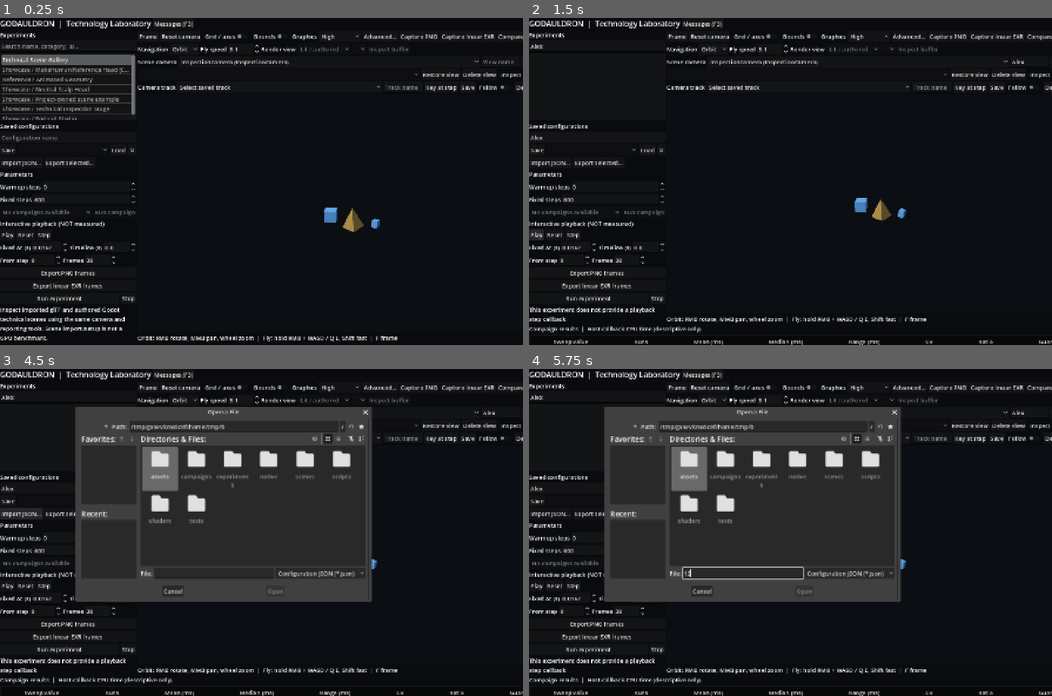
Above: before the commit, frames 1-4 (two rows, left to right).
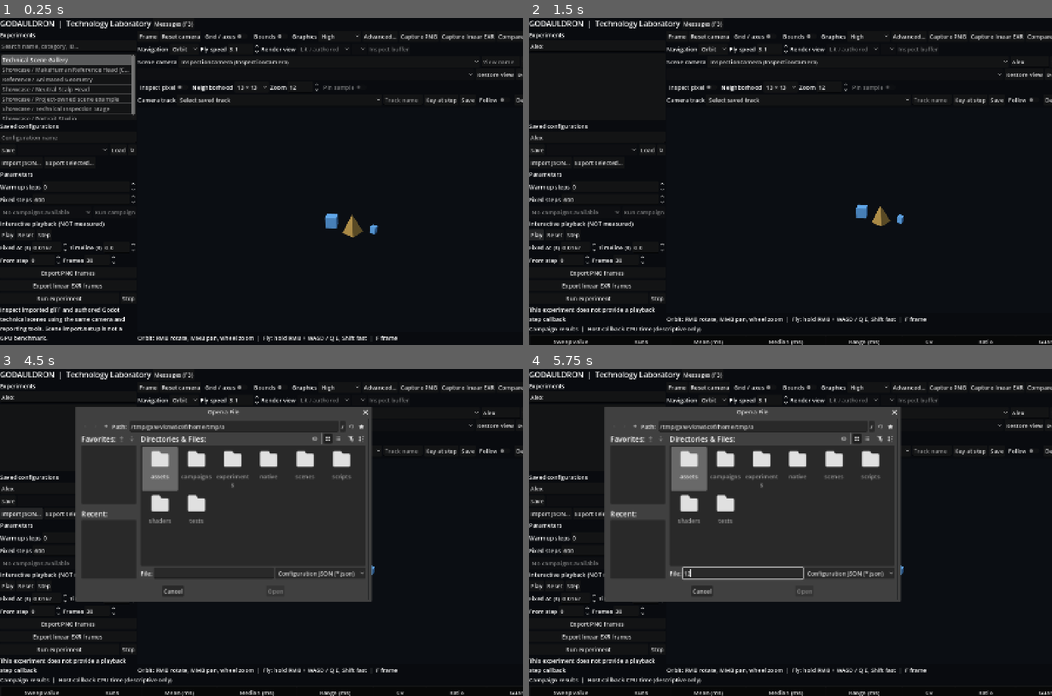
Above: after the commit, the same moments.

Repository: thomthehound/Godauldron
Game: Godot game, scene res://scenes/main.tscn
Two runs of this game, one before a commit and one after it. Both use one fixed random seed, a clock stepped at 60 frames per second and the inputs below.
Inputs (mouse positions are in pixels of both pictures, inside the frame that each line leads up to):
- Up to frame 1 (0.25 s): no input
- Up to frame 2 (1.5 s): click (596, 47) at 0.52 s; type "Alex" at 0.6 s; click (596, 135) at 0.75 s; type "Alex" at 0.83 s; click (1031, 60) at 0.98 s; type "Alex" at 1.07 s; click "Play" at 1.25 s
- Up to frame 3 (4.5 s): click "Play" at 2 s; click "Messages (F3)" at 2.75 s; click "↻" at 3.5 s; click "Import JSON…" at 4.25 s
- Up to frame 4 (5.75 s): click (743, 571) at 5.02 s; type "12" at 5.1 s

The runs differ from the first frame. In frame 1, 1.4% of the frame differs, in the area x 26-100%, y 16-68%; in frame 2, 1.3%; in frame 3, 0.6%; in frame 4, 0.6%.

Commit message:
Make Godauldron pixel inspection quantitative and source-track Cauldron parity (#45)
* Decode only pixel neighborhoods and report unbiased encoded color statistics

* Add bounded magnifier zoom, pinning and informative rendered-pixel neighborhood measurements

* Verify selectable pixel neighborhoods and pinned zoom without extra GPU readbacks

* Verify encoded neighborhood statistics exclude clamped-border duplicates

* Document bounded, sample-pinned pixel magnifier with encoded-channel statistics

* Track Cauldron features by proven workflow, delegation and missing native gates

* Link source-grounded Cauldron feature coverage to laboratory roadmap

* Link source-grounded Cauldron feature coverage to laboratory roadmap

* Avoid duplicated test-script picker binding in graphical inspector acceptance

Diff:
--- a/scripts/laboratory.gd
+++ b/scripts/laboratory.gd
@@ -105,6 +105,9 @@
 var _pixel_panel: HBoxContainer
 var _pixel_texture: TextureRect
 var _pixel_info: Label
+var _pixel_tile_picker: OptionButton
+var _pixel_zoom_spin: SpinBox
+var _pixel_pin: CheckButton
 var _last_pixel_sample: Dictionary = {}
 var _list: ItemList
 var _catalog_search: LineEdit
@@ -520,10 +523,40 @@
 	delete_view.text = "Delete view"
 	delete_view.pressed.connect(_delete_inspection_view)
 	bookmark_row.add_child(delete_view)
+	var pixel_tools := HBoxContainer.new()
+	viewer.add_child(pixel_tools)
 	_pixel_toggle = CheckButton.new()
 	_pixel_toggle.text = "Inspect pixel"
-	_pixel_toggle.tooltip_text = "One-shot viewport readback on next left-click, outside measured runs"
-	bookmark_row.add_child(_pixel_toggle)
+	_pixel_toggle.tooltip_text = "Click once to inspect an actual rendered pixel; GPU readback is forbidden during measured runs"
+	pixel_tools.add_child(_pixel_toggle)
+	var region_label := Label.new()
+	region_label.text = "Neighborhood"
+	pixel_tools.add_child(region_label)
+	_pixel_tile_picker = OptionButton.new()
+	for side in PixelInspector.TILE_CHOICES:
+		_pixel_tile_picker.add_item("%d × %d" % [side, side])
+		_pixel_tile_picker.set_item_metadata(_pixel_tile_picker.item_count - 1, side)
+	_pixel_tile_picker.select(1)
+	_pixel_tile_picker.tooltip_text = "Region captured on the next click; metrics exclude duplicated border texels"
+	pixel_tools.add_child(_pixel_tile_picker)
+	var zoom_label := Label.new()
+	zoom_label.text = "Zoom"
+	pixel_tools.add_child(zoom_label)
+	_pixel_zoom_spin = SpinBox.new()
+	_pixel_zoom_spin.min_value = 4
+	_pixel_zoom_spin.max_value = 12
+	_pixel_zoom_spin.step = 2
+	_pixel_zoom_spin.value = 12
+	_pixel_zoom_spin.custom_minimum_size = Vector2(72, 0)
+	_pixel_zoom_spin.tooltip_text = "Resize the existing magnifier without another GPU readback"
+	_pixel_zoom_spin.value_changed.connect(_resize_pixel_tile)
+	pixel_tools.add_child(_pixel_zoom_spin)
+	_pixel_pin = CheckButton.new()
+	_pixel_pin.text = "Pin sample"
+	_pixel_pin.disabled = true
+	_pixel_pin.tooltip_text = "Freeze this captured pixel and its provenance; unpin before clicking another"
+	_pixel_pin.toggled.connect(_pin_pixel_sample)
+	pixel_tools.add_child(_pixel_pin)
 	var track_row := HBoxContainer.new()
 	viewer.add_child(track_row)
 	var track_label := Label.new()
@@ -1902,7 +1935,10 @@
 		_viewport.debug_draw = Viewport.DEBUG_DRAW_DISABLED
 	_diagnostic_picker.select(0)
 	_pixel_panel.visible = false
+	_pixel_texture.texture = null
 	_last_pixel_sample.clear()
+	_pixel_pin.set_pressed_no_signal(false)
+	_pixel_pin.disabled = true
 	_pixel_toggle.button_pressed = false
 	_track_enabled.set_pressed_no_signal(false)
 	_active_track.clear()
@@ -2388,6 +2424,9 @@
 
 
 func _inspect_rendered_pixel(local_point: Vector2) -> void:
+	if _pixel_pin.button_pressed:
+		_status.text = "Pixel sample is pinned; unpin before selecting another frame"
+		return
 	if _active_scene == null or _has_active_run() or _capture_pending:
 		_status.text = "Pixel inspection requires an idle or unmeasured playback scene"
 		return
@@ -2409,7 +2448,9 @@
 		_status.text = "Pixel inspection failed: no viewport texture"
 		return
 	var rendered: Image = texture.get_image()
-	var result: Dictionary = PixelInspector.sample(rendered, local_point, viewport_size)
+	var selected_size: int = int(_pixel_tile_picker.get_item_metadata(_pixel_tile_picker.selected))
+	var result: Dictionary = PixelInspector.sample(rendered, local_point, viewport_size,
+		selected_size)
 	_capture_pending = false
 	if not bool(result.get("ok", false)):
 		_status.text = "Pixel inspection failed: " + String(result.get("error", "unknown"))
@@ -2422,14 +2463,55 @@
 		"render_diagnostic": _diagnostic_provenance(),
 		"pixel": [position.x, position.y],
 		"rgba8": rgba.duplicate(),
-		"render_size": [rendered.get_width(), rendered.get_height()]
+		"render_size": [rendered.get_width(), rendered.get_height()],
+		"tile_size": int(result["tile_size"]),
+		"sampled_pixels": int(result["sampled_pixels"]),
+		"clamped_border_texels": int(result["clamped_border_texels"]),
+		"rgb_min": result["rgb_min"].duplicate(),
+		"rgb_max": result["rgb_max"].duplicate(),
+		"rgb_mean": result["rgb_mean"].duplicate(),
+		"encoded_luma_mean": result["encoded_luma_mean"],
+		"encoded_luma_min": result["encoded_luma_min"],
+		"encoded_luma_max": result["encoded_luma_max"],
+		"pinned": false
 	}
 	_pixel_texture.texture = ImageTexture.create_from_image(result["tile"])
-	_pixel_info.text = "Rendered pixel %d, %d / %d × %d\nRGBA8: %d, %d, %d, %d\n13 × 13 texels · nearest-neighbor magnification\nDisplayed output color, not linear HDR radiance or GPU timing" % [
+	_resize_pixel_tile(_pixel_zoom_spin.value)
+	var mean_rgb: Array = result["rgb_mean"]
+	_pixel_info.text = "Pixel %d, %d / %d × %d | RGBA8 %d, %d, %d, %d\n" % [
 		position.x, position.y, rendered.get_width(), rendered.get_height(),
 		rgba[0], rgba[1], rgba[2], rgba[3]
 	]
+	_pixel_info.text += "%d×%d neighborhood | %d in-bounds pixels, %d clamped display texels\n" % [
+		selected_size, selected_size, int(result["sampled_pixels"]),
+		int(result["clamped_border_texels"])
+	]
+	_pixel_info.text += "RGB8 min/mean/max: %s / (%.1f, %.1f, %.1f) / %s\n" % [
+		str(result["rgb_min"]), mean_rgb[0], mean_rgb[1], mean_rgb[2],
+		str(result["rgb_max"])
+	]
+	_pixel_info.text += "Encoded Y′ mean %.1f (range %.1f–%.1f) | final SDR, not linear HDR" % [
+		float(result["encoded_luma_mean"]), float(result["encoded_luma_min"]),
+		float(result["encoded_luma_max"])
+	]
+	_pixel_pin.set_pressed_no_signal(false)
+	_pixel_pin.disabled = false
 	_pixel_panel.visible = true
+
+
+func _resize_pixel_tile(_zoom: float) -> void:
+	if _pixel_texture == null or _pixel_zoom_spin == null:
+		return
+	var tile_size: int = int(_last_pixel_sample.get("tile_size", PixelInspector.TILE_SIZE))
+	var side: int = mini(tile_size * int(_pixel_zoom_spin.value), 264)
+	_pixel_texture.custom_minimum_size = Vector2(side, side)
+
+
+func _pin_pixel_sample(pinned: bool) -> void:
+	if _last_pixel_sample.is_empty():
+		_pixel_pin.set_pressed_no_signal(false)
+		return
+	_last_pixel_sample["pinned"] = pinned
 
 
 func _update_inspection_bounds() -> void:
--- a/scripts/pixel_inspector.gd
+++ b/scripts/pixel_inspector.gd
@@ -1,35 +1,85 @@
 extends RefCounted
-## One-shot rendered pixel inspection. No automatic readback or GPU timing.
+## Explicit, unmeasured pixel inspection: one GPU readback per click.
+## Decode only the requested neighborhood, never duplicate/convert an entire
+## readback on the main thread solely to inspect one pixel.
 
 const TILE_SIZE := 13
+const TILE_CHOICES := [9, 13, 21]
 
 
-static func sample(image: Image, local_point: Vector2, displayed_size: Vector2) -> Dictionary:
+static func _rgba8(color: Color) -> Array[int]:
+	return [
+		clampi(roundi(color.r * 255.0), 0, 255),
+		clampi(roundi(color.g * 255.0), 0, 255),
+		clampi(roundi(color.b * 255.0), 0, 255),
+		clampi(roundi(color.a * 255.0), 0, 255)
+	]
+
+
+static func _encoded_luma(rgb: Array[int]) -> float:
+	# Encoded Rec.709 Y' approximation; NOT scene-linear luminance.
+	return 0.2126 * rgb[0] + 0.7152 * rgb[1] + 0.0722 * rgb[2]
+
+
+static func sample(image: Image, local_point: Vector2, displayed_size: Vector2,
+		tile_size: int = TILE_SIZE) -> Dictionary:
 	if image == null or image.is_empty() or displayed_size.x <= 0.0 or displayed_size.y <= 0.0 or \
-			not is_finite(local_point.x) or not is_finite(local_point.y):
+			not is_finite(local_point.x) or not is_finite(local_point.y) or \
+			not is_finite(displayed_size.x) or not is_finite(displayed_size.y):
 		return {"ok": false, "error": "No valid rendered pixel or viewport"}
+	if not TILE_CHOICES.has(tile_size):
+		return {"ok": false, "error": "Unsupported bounded pixel neighborhood"}
 	if local_point.x < 0.0 or local_point.y < 0.0 or \
 			local_point.x >= displayed_size.x or local_point.y >= displayed_size.y:
 		return {"ok": false, "error": "Pointer outside rendered viewport"}
+	var width: int = image.get_width()
+	var height: int = image.get_height()
 	var point := Vector2i(
-		mini(int(floor(local_point.x * image.get_width() / displayed_size.x)), image.get_width() - 1),
-		mini(int(floor(local_point.y * image.get_height() / displayed_size.y)), image.get_height() - 1)
+		mini(int(floor(local_point.x * width / displayed_size.x)), width - 1),
+		mini(int(floor(local_point.y * height / displayed_size.y)), height - 1)
 	)
-	var copy: Image = image.duplicate()
-	copy.convert(Image.FORMAT_RGBA8)
-	var color: Color = copy.get_pixelv(point)
-	var sample_tile := Image.create(TILE_SIZE, TILE_SIZE, false, Image.FORMAT_RGBA8)
-	for y in range(TILE_SIZE):
-		for x in range(TILE_SIZE):
-			var px: int = clampi(point.x + x - TILE_SIZE / 2, 0, copy.get_width() - 1)
-			var py: int = clampi(point.y + y - TILE_SIZE / 2, 0, copy.get_height() - 1)
-			sample_tile.set_pixel(x, y, copy.get_pixel(px, py))
+	var color: Array[int] = _rgba8(image.get_pixelv(point))
+	var tile := Image.create(tile_size, tile_size, false, Image.FORMAT_RGBA8)
+	var radius: int = tile_size / 2
+	var minimum := [255, 255, 255]
+	var maximum := [0, 0, 0]
+	var sums := [0, 0, 0]
+	var luma_min := 255.0
+	var luma_max := 0.0
+	var luma_sum := 0.0
+	var count := 0
+	for y in range(tile_size):
+		for x in range(tile_size):
+			var ix: int = point.x + x - radius
+			var iy: int = point.y + y - radius
+			var in_bounds := ix >= 0 and iy >= 0 and ix < width and iy < height
+			var px := clampi(ix, 0, width - 1)
+			var py := clampi(iy, 0, height - 1)
+			var rgb: Array[int] = _rgba8(image.get_pixel(px, py))
+			tile.set_pixel(x, y, Color8(rgb[0], rgb[1], rgb[2], rgb[3]))
+			# Display clamped border texels, but never weight duplicated
+			# clamped pixels as independent samples in neighborhood metrics.
+			if not in_bounds:
+				continue
+			count += 1
+			for channel in range(3):
+				minimum[channel] = mini(minimum[channel], rgb[channel])
+				maximum[channel] = maxi(maximum[channel], rgb[channel])
+				sums[channel] += rgb[channel]
+			var y_prime: float = _encoded_luma(rgb)
+			luma_min = minf(luma_min, y_prime)
+			luma_max = maxf(luma_max, y_prime)
+			luma_sum += y_prime
 	return {
-		"ok": true, "point": point, "tile": sample_tile,
-		"rgba8": [
-			clampi(roundi(color.r * 255.0), 0, 255),
-			clampi(roundi(color.g * 255.0), 0, 255),
-			clampi(roundi(color.b * 255.0), 0, 255),
-			clampi(roundi(color.a * 255.0), 0, 255)
-		]
+		"ok": true, "point": point, "tile": tile,
+		"rgba8": color,
+		"tile_size": tile_size,
+		"sampled_pixels": count,
+		"clamped_border_texels": tile_size * tile_size - count,
+		"rgb_min": minimum,
+		"rgb_max": maximum,
+		"rgb_mean": [float(sums[0]) / count, float(sums[1]) / count, float(sums[2]) / count],
+		"encoded_luma_mean": luma_sum / count,
+		"encoded_luma_min": luma_min,
+		"encoded_luma_max": luma_max
 	}
--- a/tests/inspection_smoke.gd
+++ b/tests/inspection_smoke.gd
@@ -3,6 +3,7 @@
 ## Proves controller arithmetic, scene bounds and overlay isolation; not GPU rendering.
 
 const InspectionCamera = preload("res://scripts/inspection_camera.gd")
+const PixelInspector = preload("res://scripts/pixel_inspector.gd")
 
 
 func _initialize() -> void:
@@ -24,6 +25,34 @@
 
 
 func _verify() -> void:
+	# Tiny RGBA image proves that clamped display borders never bias the
+	# numeric neighborhood mean, and that input coordinates stay bounded.
+	var pixels := Image.create(2, 2, false, Image.FORMAT_RGBA8)
+	pixels.set_pixel(0, 0, Color8(255, 0, 0))
+	pixels.set_pixel(1, 0, Color8(0, 255, 0))
+	pixels.set_pixel(0, 1, Color8(0, 0, 255))
+	pixels.set_pixel(1, 1, Color8(255, 255, 255))
+	var measured: Dictionary = PixelInspector.sample(pixels, Vector2.ZERO,
+		Vector2(200, 100), 9)
+	var mean_rgb: Array = measured.get("rgb_mean", [])
+	if not measured.get("ok", false) or \
+			measured.get("point") != Vector2i.ZERO or \
+			measured.get("rgba8") != [255, 0, 0, 255] or \
+			int(measured.get("sampled_pixels", -1)) != 4 or \
+			int(measured.get("clamped_border_texels", -1)) != 77 or \
+			mean_rgb.size() != 3 or \
+			absf(float(mean_rgb[0]) - 127.5) > 0.01 or \
+			absf(float(mean_rgb[1]) - 127.5) > 0.01 or \
+			absf(float(mean_rgb[2]) - 127.5) > 0.01 or \
+			absf(float(measured.get("encoded_luma_mean", 0.0)) - 127.5) > 0.1:
+		_fail("Pixel neighborhood analysis biased its clamped border")
+		return
+	if bool(PixelInspector.sample(pixels, Vector2(200, 50),
+			Vector2(200, 100), 9).get("ok", false)) or \
+			bool(PixelInspector.sample(pixels, Vector2.ZERO,
+			Vector2(200, 100), 10).get("ok", false)):
+		_fail("Pixel inspector accepted invalid coordinates or region size")
+		return
 	var packed: PackedScene = load("res://scenes/main.tscn") as PackedScene
 	if packed == null:
 		_fail("Main scene missing")
--- a/tests/pixel_inspection_graphics_smoke.gd
+++ b/tests/pixel_inspection_graphics_smoke.gd
@@ -65,6 +65,51 @@
 			host.get("_active_scene") != source_scene:
 		_fail("Production magnifier failed to present a rendered pixel")
 		return
+	if int(sampled.get("tile_size", -1)) != 13 or \
+			int(sampled.get("sampled_pixels", -1)) != 169 or \
+			int(sampled.get("clamped_border_texels", -1)) != 0 or \
+			(sampled.get("rgb_mean", []) as Array).size() != 3 or \
+			not is_finite(float(sampled.get("encoded_luma_mean", NAN))):
+		_fail("Pixel analysis did not report the actual bounded neighborhood")
+		return
+	# Zoom operates on the already captured tile and MUST NOT fetch again.
+	var zoom: SpinBox = host.get("_pixel_zoom_spin")
+	zoom.value = 6
+	if bool(host.get("_capture_pending")) or \
+			int((host.get("_pixel_texture") as TextureRect).custom_minimum_size.x) != 78:
+		_fail("Magnifier zoom triggered capture or failed nearest-neighbor resizing")
+		return
+	# Pin prevents further readbacks; the pinned sample retains provenance.
+	var pin: CheckButton = host.get("_pixel_pin")
+	if pin.disabled:
+		_fail("Pin control was not enabled by a genuine pixel sample")
+		return
+	pin.button_pressed = true
+	container.gui_input.emit(click)
+	await process_frame
+	if bool(host.get("_capture_pending")) or \
+			not bool((host.get("_last_pixel_sample") as Dictionary).get("pinned", false)):
+		_fail("Pinned magnifier allowed an unexpected GPU readback")
+		return
+	pin.button_pressed = false
+	var tile_picker: OptionButton = host.get("_pixel_tile_picker")
+	tile_picker.select(2)
+	container.gui_input.emit(click)
+	if not bool(host.get("_capture_pending")):
+		_fail("New 21×21 neighborhood did not request an explicit frame")
+		return
+	for i in range(90):
+		if not bool(host.get("_capture_pending")):
+			break
+		await process_frame
+	var enlarged: Dictionary = host.get("_last_pixel_sample")
+	if bool(host.get("_capture_pending")) or \
+			int(enlarged.get("tile_size", -1)) != 21 or \
+			int(enlarged.get("sampled_pixels", -1)) != 441 or \
+			int(enlarged.get("clamped_border_texels", -1)) != 0 or \
+			int((host.get("_pixel_texture") as TextureRect).custom_minimum_size.x) != 126:
+		_fail("Explicit 21×21 neighborhood was not sampled and resized correctly")
+		return
 	if DirAccess.get_files_at(output) != before:
 		_fail("Pixel inspection generated benchmark measurements")
 		return
Not shown, changed: README.md
Not shown, added: docs/CAULDRON_PARITY.md
Not shown, changed: docs/INSPECTION_VIEWS.md
Not shown, changed: docs/ROADMAP.md
